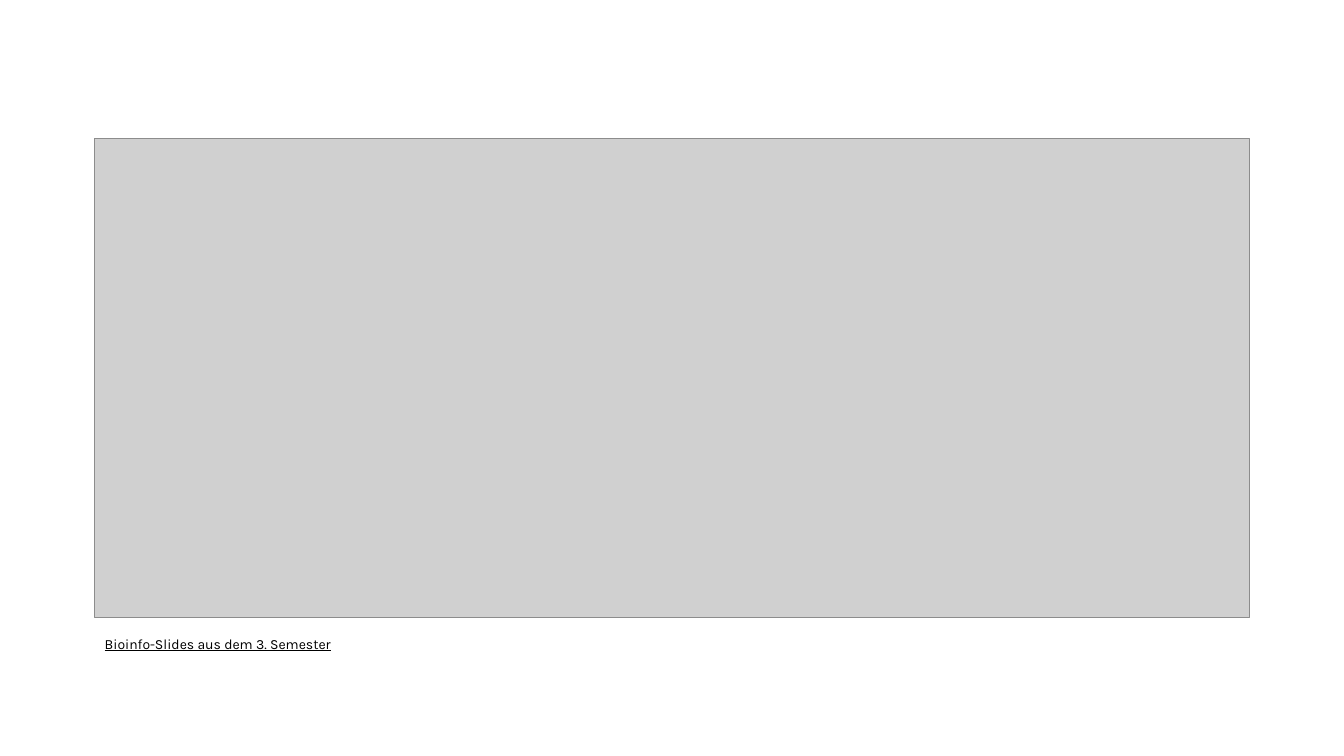
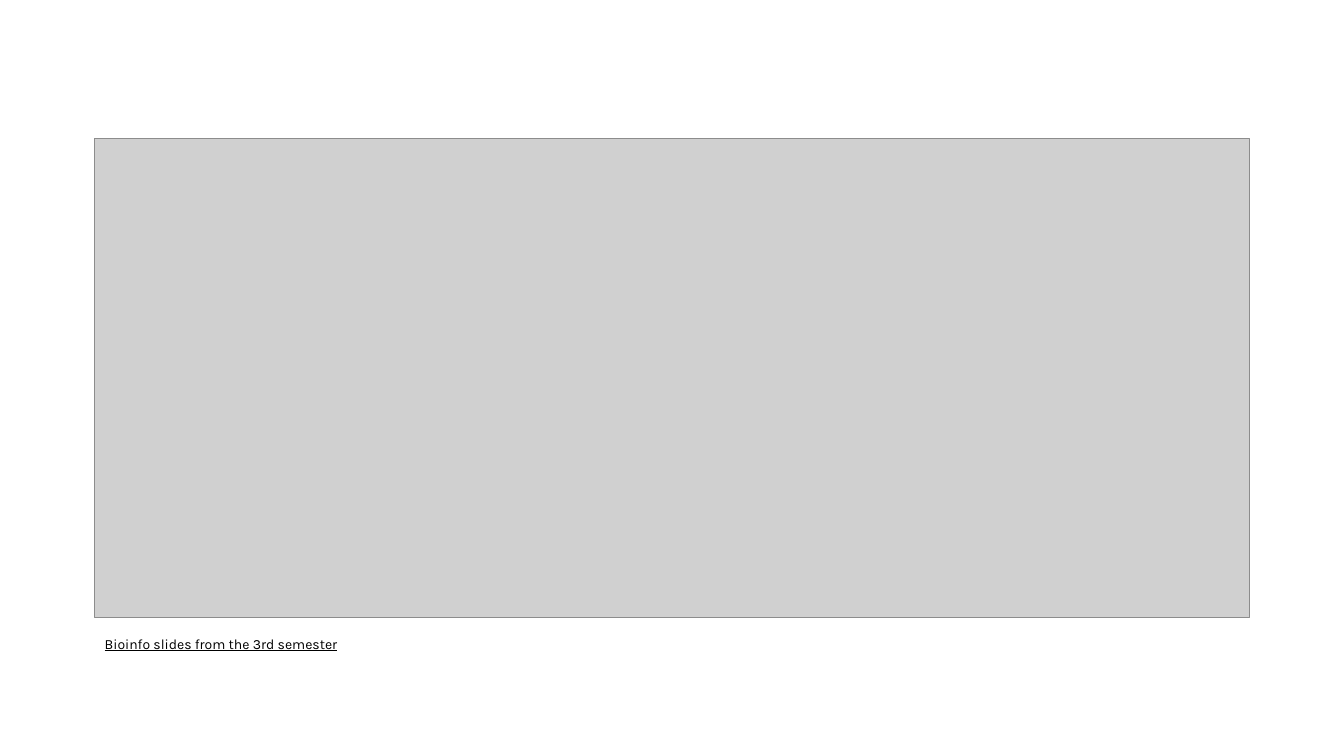
Before and after one commit to MichelaPozzi/2025-topic-03-group-01, a slide deck: slide 10 of Project Proposal Ben.pptx. Drawn at 1344x756 pixels with LibreOffice and Linux fonts; fonts in the diff are those of the drawing; grey boxes stand for pictures. Boxes give left, top, right and bottom in pixels: in the first picture for what was removed or moved away, otherwise in the second. Text is boxed around its words. In the diff, an @@ line names an element or a change of style, - is before the commit and + after.

```diff
--- a/Project Proposal Ben.pptx
+++ b/Project Proposal Ben.pptx
@@ text at (x1=105, y1=639, x2=338, y2=651): text changed @@
-Bioinfo-Slides aus dem 3. Semester
+Bioinfo slides from the 3rd semester
```
Also in this commit, not shown: 4 other slides changed.
